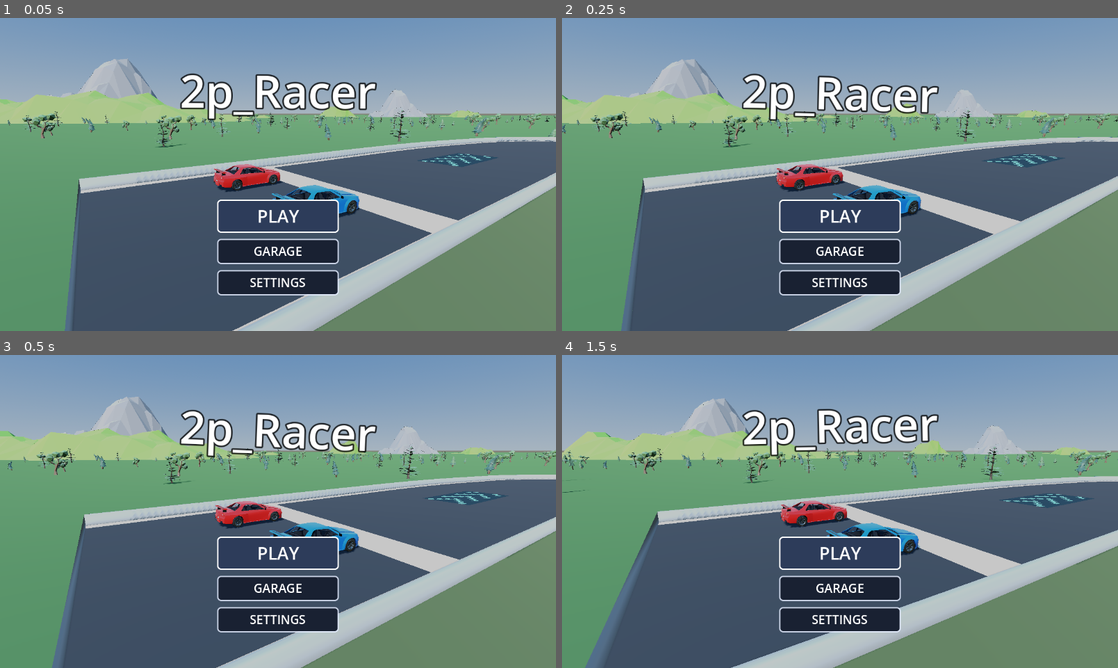
Above: before the commit, frames 1-4 (two rows, left to right).
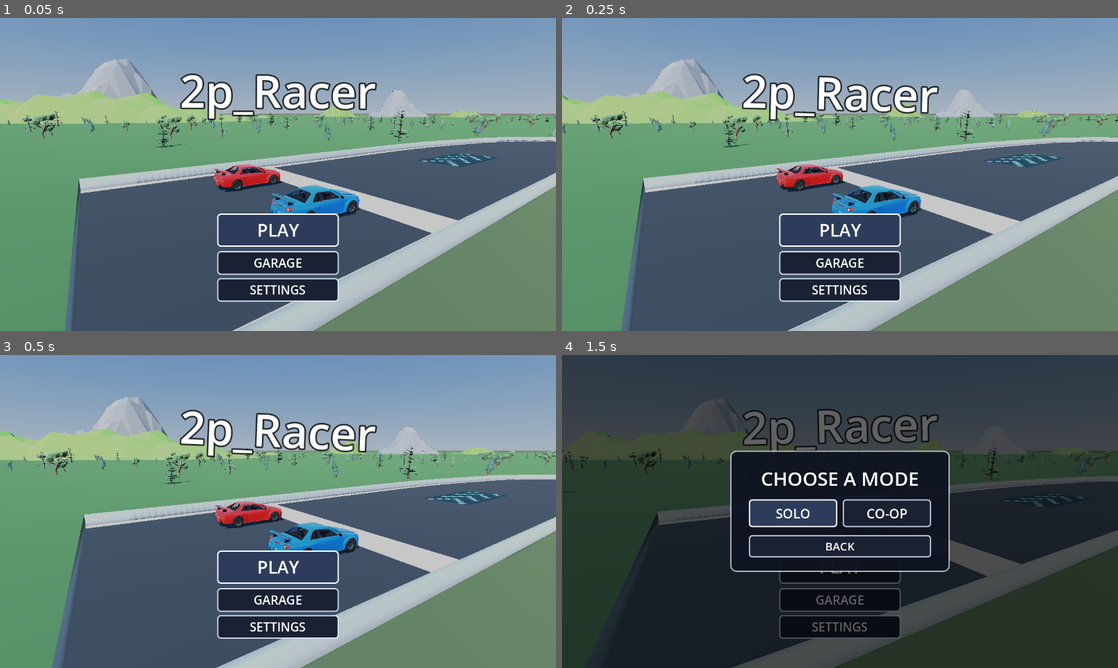
Above: after the commit, the same moments.

Repository: erte-del/2p-racing-game
Game: Godot game, scene res://scenes/menu.tscn
Two runs of this game, one before a commit and one after it. Both use one fixed random seed, a clock stepped at 60 frames per second and the inputs below.
Inputs:
- Up to frame 1 (0.05 s): no input
- Up to frame 2 (0.25 s): no input
- Up to frame 3 (0.5 s): no input
- Up to frame 4 (1.5 s): click "PLAY" at 0.5 s; click "PLAY" at 1.25 s

The runs differ from the first frame. In frame 1, 3.9% of the frame differs, in the area x 39-61%, y 58-91%; in frame 2, 3.9%; in frame 3, 3.9%; in frame 4, 99%, in the area x 0-100%, y 0-100%.

Commit message:
Sit the title buttons lower down
They were high enough that the stack read as floating in the middle of the
backdrop rather than sitting at the bottom of it. It is lower now, and the cars
parked under the title have the room they should have had.

Getting there meant taking the stack in a little: the gaps between the buttons
and the height of the three under PLAY. There is only so much screen under the
title, and ACCOUNT - which is only there when a server is configured, and so is
the one nobody sees while they are moving things around - is what falls off the
bottom edge first. Everything still lands above it on a 720-tall window.

Co-Authored-By: Claude Opus 5 <noreply@anthropic.com>

Diff:
--- a/scenes/menu.tscn
+++ b/scenes/menu.tscn
@@ -58,9 +58,9 @@
 
 [node name="Play" type="Button" parent="."]
 anchor_left = 0.5
-anchor_top = 0.58
+anchor_top = 0.625
 anchor_right = 0.5
-anchor_bottom = 0.58
+anchor_bottom = 0.625
 offset_left = -140.0
 offset_right = 140.0
 offset_bottom = 76.0
@@ -70,39 +70,39 @@
 
 [node name="Garage" type="Button" parent="."]
 anchor_left = 0.5
-anchor_top = 0.58
+anchor_top = 0.625
 anchor_right = 0.5
-anchor_bottom = 0.58
+anchor_bottom = 0.625
 offset_left = -140.0
-offset_top = 90.0
+offset_top = 86.0
 offset_right = 140.0
-offset_bottom = 148.0
+offset_bottom = 138.0
 grow_horizontal = 2
 text = "GARAGE"
 theme_override_font_sizes/font_size = 28
 
 [node name="Settings" type="Button" parent="."]
 anchor_left = 0.5
-anchor_top = 0.58
+anchor_top = 0.625
 anchor_right = 0.5
-anchor_bottom = 0.58
+anchor_bottom = 0.625
 offset_left = -140.0
-offset_top = 162.0
+offset_top = 148.0
 offset_right = 140.0
-offset_bottom = 220.0
+offset_bottom = 200.0
 grow_horizontal = 2
 text = "SETTINGS"
 theme_override_font_sizes/font_size = 28
 
 [node name="Account" type="Button" parent="."]
 anchor_left = 0.5
-anchor_top = 0.58
+anchor_top = 0.625
 anchor_right = 0.5
-anchor_bottom = 0.58
+anchor_bottom = 0.625
 offset_left = -140.0
-offset_top = 234.0
+offset_top = 210.0
 offset_right = 140.0
-offset_bottom = 292.0
+offset_bottom = 262.0
 grow_horizontal = 2
 text = "ACCOUNT"
 theme_override_font_sizes/font_size = 28
